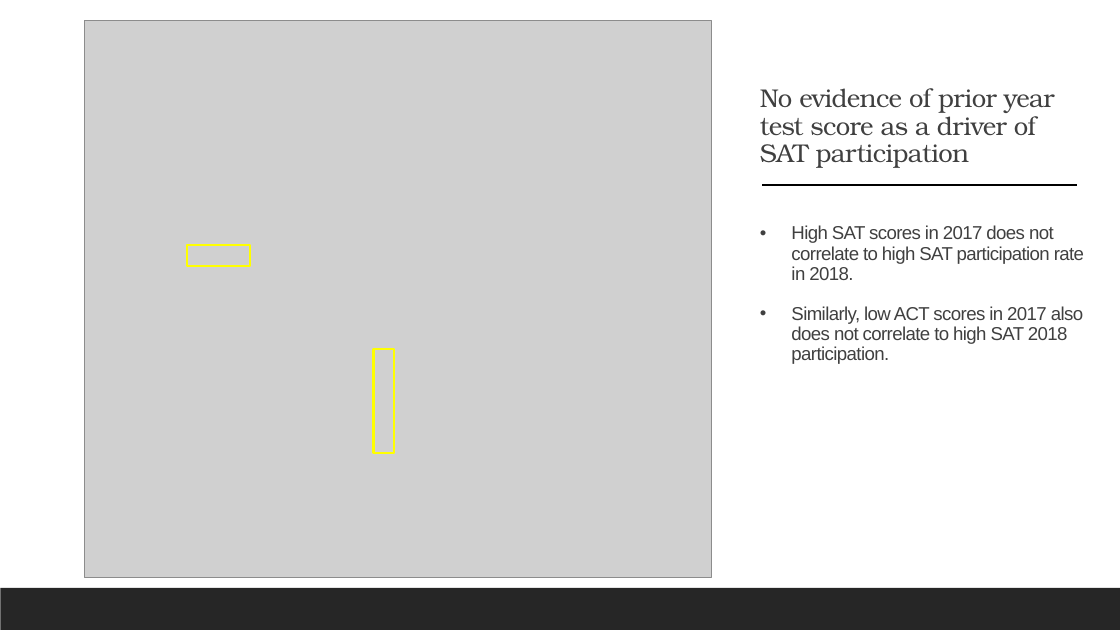
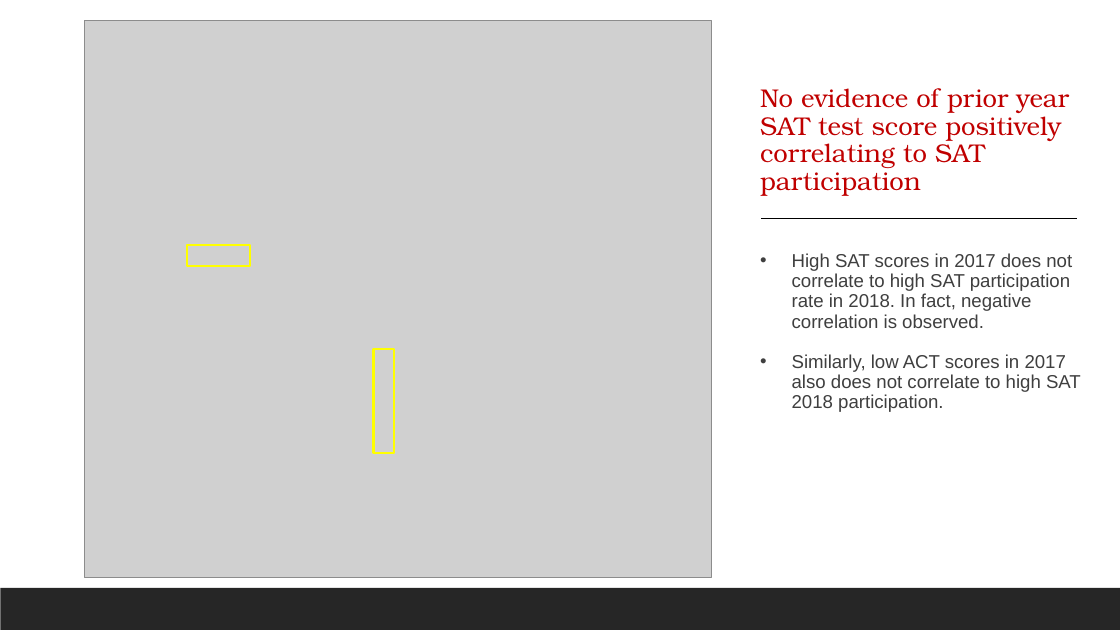
Before and after one commit to leungesther/DSI-Projects, a slide deck: slide 11 of Project-1-SAT-and-ACT-Analysis/SAT & ACT Analysis_presentation.pptx (slide 6 before the commit). Drawn at 1120x630 pixels with LibreOffice and Linux fonts; fonts in the diff are those of the drawing; grey boxes stand for pictures. Boxes give left, top, right and bottom in pixels: in the first picture for what was removed or moved away, otherwise in the second. Text is boxed around its words. In the diff, an @@ line names an element or a change of style, - is before the commit and + after.

```diff
--- a/Project-1-SAT-and-ACT-Analysis/SAT & ACT Analysis_presentation.pptx
+++ b/Project-1-SAT-and-ACT-Analysis/SAT & ACT Analysis_presentation.pptx
@@ text at [760, 88, 1072, 328]: text changed; text colour #404040 to #3F3F3F @@
-No evidence of prior year test score as a driver of SAT participation
-• High SAT scores in 2017 does not correlate to high SAT participation rate in 2018.
+No evidence of prior year SAT test score positively correlating to SAT participation
+• High SAT scores in 2017 does not correlate to high SAT participation rate in 2018. In fact, negative correlation is observed.
@@ line moved from (762, 185) - (1078, 185) to (761, 218) - (1077, 218) @@
@@ text at [792, 354, 1081, 412]: text colour #404040 to #3F3F3F, letter spacing -0.5 to 0 pt in "Similarly, low ACT scores in 2017 also ..." @@
```
Also in this commit, not shown: 8 other slides changed, 7 slides added, 3 other files.
